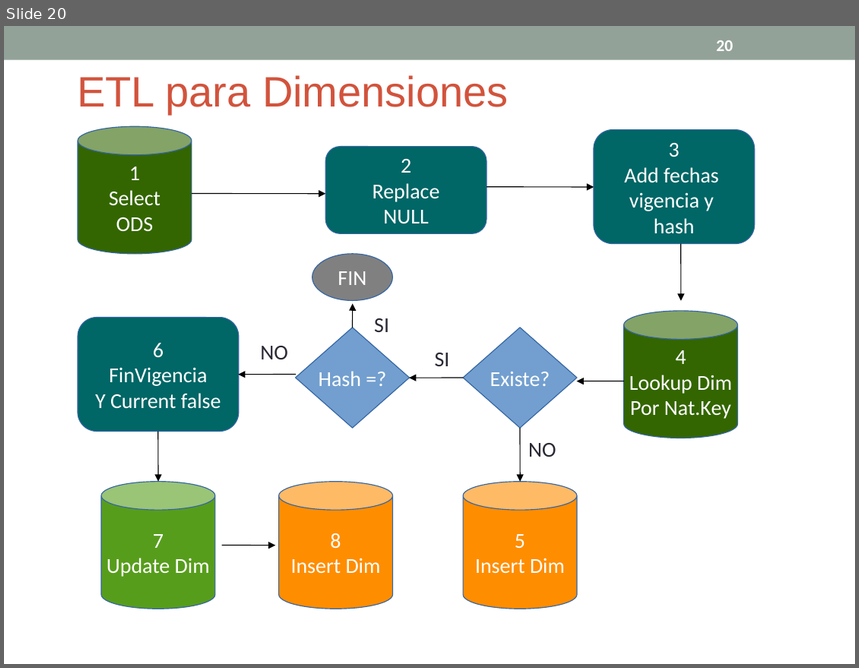
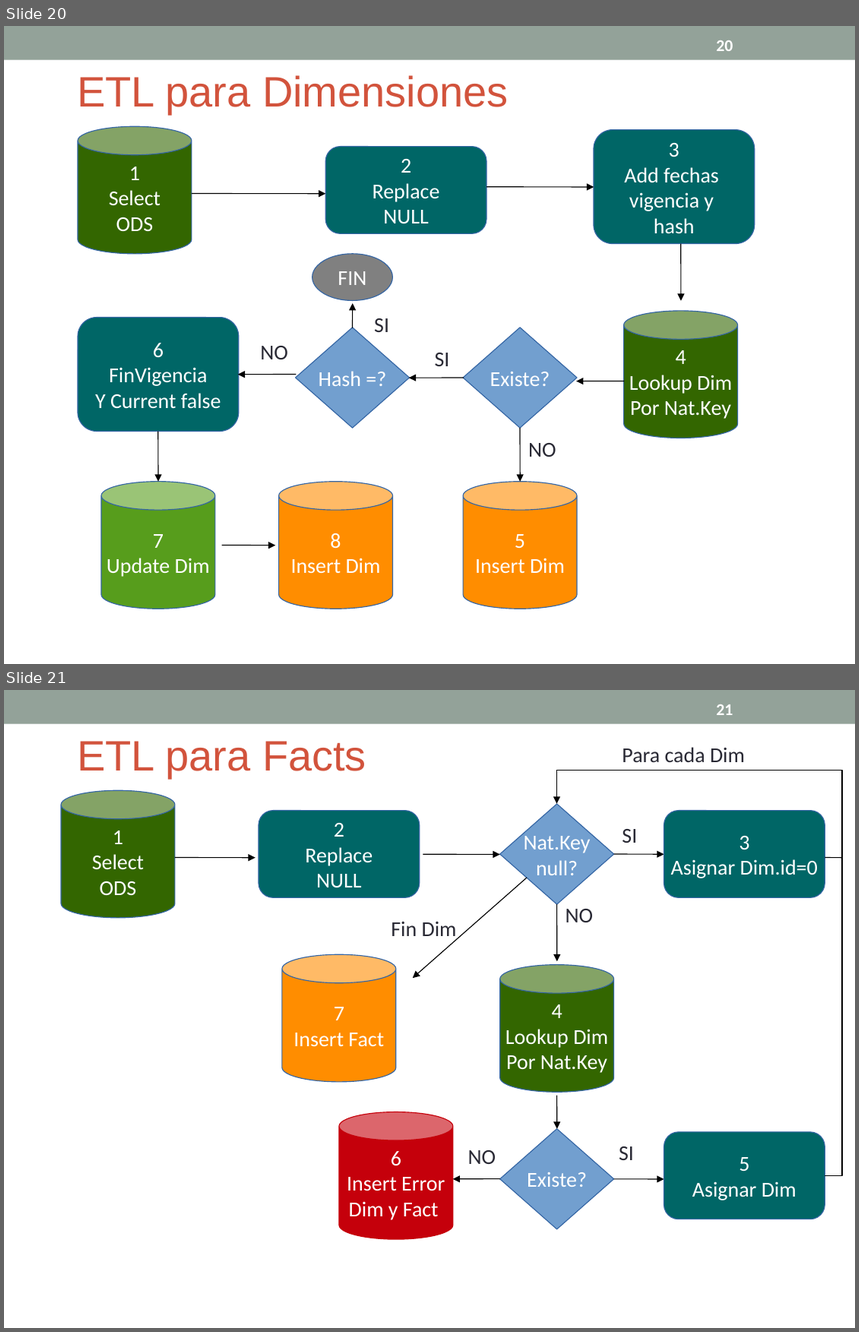
Before and after one commit to cdsparaguay/cursodwh, a slide deck: clases/DWH_Clase02.ppt. Shown one above the other, each under a label of ours: slide 20 before the commit, slides 20 and 21 after it. The pictures are 859x668 and 859x1332 pixels, drawn with LibreOffice and Linux fonts; fonts in the diff are those of the drawing. Boxes give left, top, right and bottom in pixels: in the first picture for what was removed or moved away, otherwise in the second. Text is boxed around its words. In the diff, an @@ line names an element or a change of style, - is before the commit and + after.

Commit message:
Se agrega el proceso de ETL de Facts a la diapositiva

```diff
--- a/clases/DWH_Clase02.ppt
+++ b/clases/DWH_Clase02.ppt
@@ slide 21 added at (4, 690, 855, 1328), background #FFFFFF; not listed: 1 template element that a slide beside it also shows @@
@@ page number added at (716, 704, 733, 715), 14 pt, text #FFFFFF, bold @@
+21
@@ text added at (77, 741, 367, 778), 36 pt, text #D2533C @@
+ETL para Facts
@@ text added at (622, 747, 745, 762), 18 pt, text #292934 @@
+Para cada Dim
@@ elbow arrow added from (826, 1176) to (557, 804), #000000 0.74 pt @@
@@ cylinder added at (61, 790, 175, 918), fill #336600, outline #3465A4 0.74 pt, 18 pt, text #FFFFFF @@
+1
+Select
+ODS
@@ rounded rectangle added at (259, 811, 420, 897), fill #006666, outline #3465A4 0.74 pt, 18 pt, text #FFFFFF @@
+2
+Replace
+NULL
@@ diamond added at (500, 804, 614, 904), fill #729FCF, outline #3465A4 0.74 pt, 18 pt, text #FFFFFF @@
+Nat.Key
+null?
@@ rounded rectangle added at (664, 811, 826, 897), fill #006666, outline #3465A4 0.74 pt, 18 pt, text #FFFFFF @@
+3
+Asignar Dim.id=0
@@ text added at (622, 829, 637, 843), 18 pt, text #292934 @@
+SI
@@ arrow added from (175, 858) to (255, 858), #000000 0.74 pt @@
@@ arrow added from (423, 854) to (500, 854), #000000 0.74 pt @@
@@ arrow added from (614, 854) to (664, 854), #000000 0.74 pt @@
@@ line added from (826, 858) to (842, 858), #000000 0.74 pt @@
@@ arrow added from (527, 877) to (413, 979), #000000 0.74 pt @@
@@ arrow added from (557, 904) to (557, 961), #000000 0.74 pt @@
@@ text added at (566, 909, 594, 923), 18 pt, text #292934 @@
+NO
@@ text added at (391, 922, 457, 942), 18 pt, text #292934 @@
+Fin Dim
@@ cylinder added at (282, 954, 396, 1082), fill #FF8D00, outline #3465A4 0.74 pt, 18 pt, text #FFFFFF @@
+7
+Insert Fact
@@ cylinder added at (500, 965, 614, 1093), fill #336600, outline #3465A4 0.74 pt, 18 pt, text #FFFFFF @@
+4
+Lookup Dim
+Por Nat.Key
@@ arrow added from (557, 1095) to (557, 1129), #000000 0.74 pt @@
@@ cylinder added at (339, 1113, 453, 1240), fill #C5000B, outline #C5000B 0.74 pt, 18 pt, text #FFFFFF @@
+6
+Insert Error
+Dim y Fact
@@ diamond added at (500, 1129, 614, 1230), fill #729FCF, outline #3465A4 0.74 pt, 18 pt, text #FFFFFF @@
+Existe?
@@ rounded rectangle added at (664, 1132, 826, 1220), fill #006666, outline #3465A4 0.74 pt, 18 pt, text #FFFFFF @@
+5
+Asignar Dim
@@ text added at (468, 1151, 496, 1164), 18 pt, text #292934 @@
+NO
@@ text added at (619, 1147, 634, 1160), 18 pt, text #292934 @@
+SI
@@ arrow added from (500, 1179) to (452, 1179), #000000 0.74 pt @@
@@ arrow added from (614, 1179) to (664, 1179), #000000 0.74 pt @@
```
Also in this commit, not shown: 3 slides changed, 1 other file.
